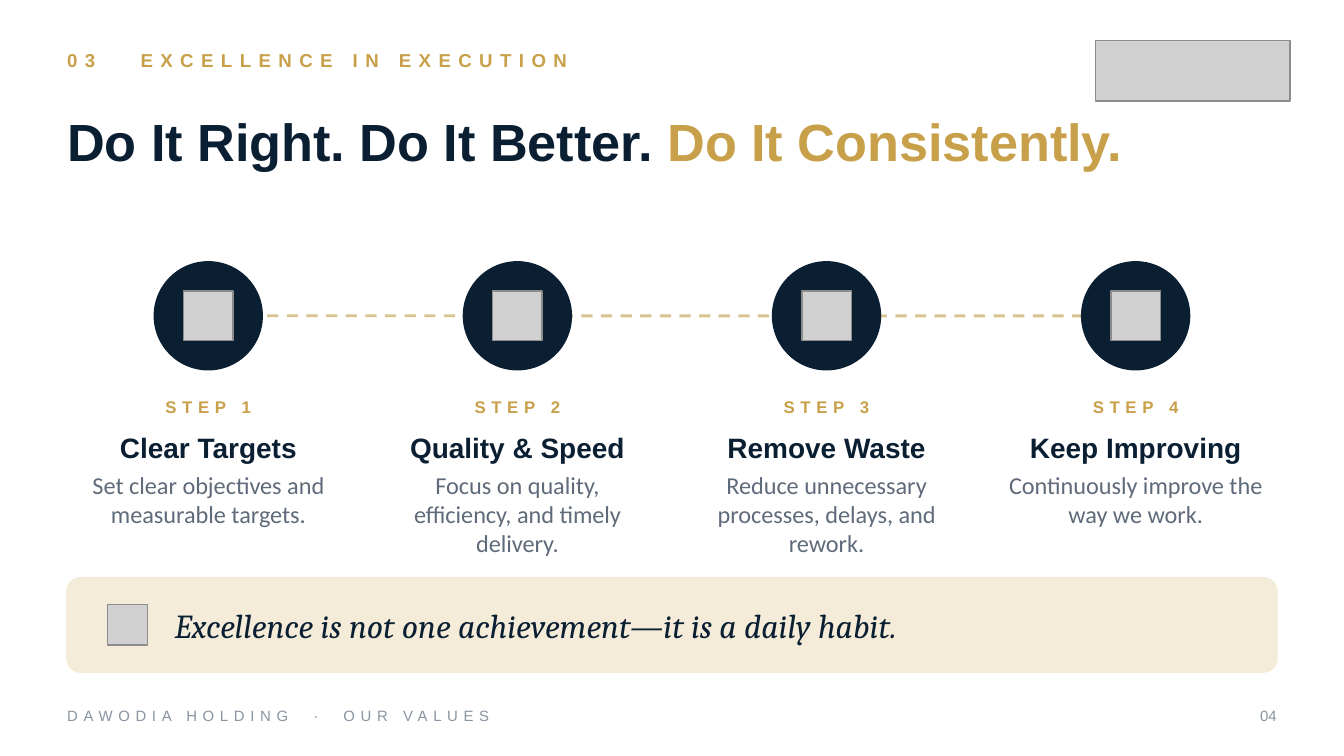
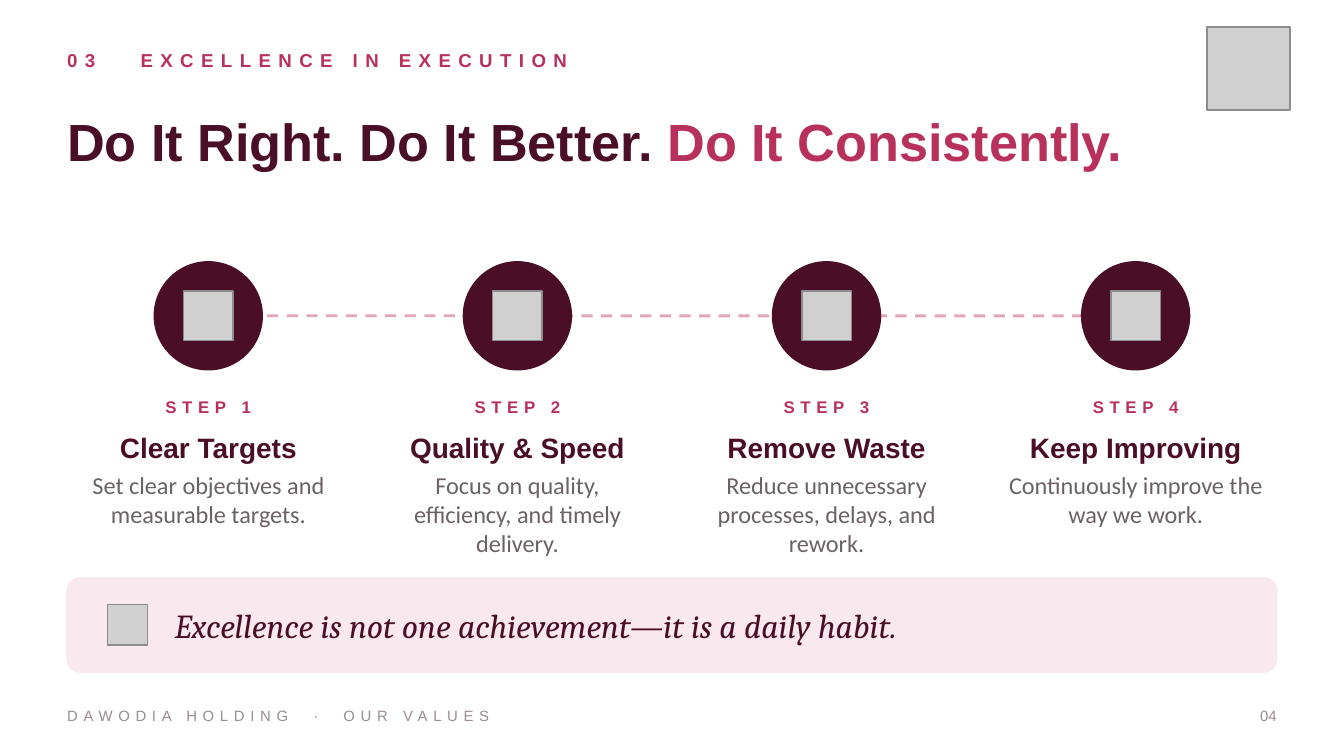
Before and after one commit to Fazmeershan/testgithub, a slide deck: slide 4 of presentation/Dawodia_Holding_Our_Values.pptx. Drawn at 1344x756 pixels with LibreOffice and Linux fonts; fonts in the diff are those of the drawing; grey boxes stand for pictures. Boxes give left, top, right and bottom in pixels: in the first picture for what was removed or moved away, otherwise in the second. Text is boxed around its words. In the diff, an @@ line names an element or a change of style, - is before the commit and + after.

```diff
--- a/presentation/Dawodia_Holding_Our_Values.pptx
+++ b/presentation/Dawodia_Holding_Our_Values.pptx
@@ picture: place and size @@
-picture at box(1095, 40, 1290, 101)
+picture at box(1207, 27, 1290, 110)
@@ text "Do It Right. Do It ..." at box(67, 123, 1122, 172): text colour #0B1F33 to #4A0F26 in "Do It Right. Do It Better."; text colour #C8A04A to #B8315A in "Do It Consistently." @@
@@ fill #0B1F33 to #4A0F26; outline #0B1F33 1 pt to #4A0F26 1 pt in 4 elements at box(155, 262, 262, 370), box(464, 262, 571, 370), box(773, 262, 880, 370), box(1082, 262, 1189, 370) @@
@@ line (208, 316) - (1136, 316): stroke #D9C38F 1.5 pt dashed to #E3A5B8 1.5 pt dashed @@
@@ text colour #C8A04A to #B8315A in 5 elements at box(67, 54, 567, 67), box(165, 401, 251, 413), box(475, 401, 560, 413), box(784, 401, 869, 413), box(1093, 401, 1178, 413) @@
@@ text colour #5F6B7A to #6B6166 in 4 elements at box(92, 477, 324, 527), box(414, 477, 621, 556), box(718, 477, 936, 552), box(1009, 477, 1262, 527) @@
@@ rounded rectangle at box(67, 578, 1277, 672): fill #F4ECD8 to #F9E8EE; outline #F4ECD8 1 pt to #F9E8EE 1 pt @@
@@ text colour #0B1F33 to #4A0F26 in 5 elements at box(120, 437, 297, 463), box(410, 437, 625, 463), box(727, 438, 925, 459), box(1030, 437, 1241, 463), box(175, 614, 897, 646) @@
@@ text "DAWODIA HOLDING · OUR VALUES" at box(67, 710, 489, 721): text colour #8A94A1 to #9A8C92 @@
@@ text "04" at box(1260, 710, 1277, 721): text colour #8A94A1 to #9A8C92 @@
```
Also in this commit, not shown: 8 other slides changed, 6 other files.
